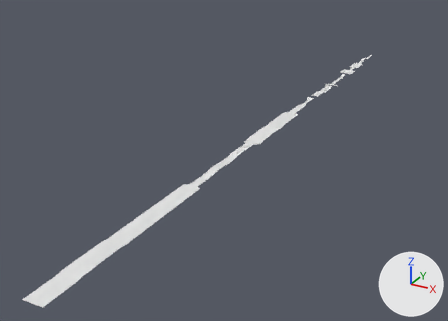
One commit to the FBX model Assets/_Project/Models/Levels/Level_1.fbx: the scene before it, then after it.
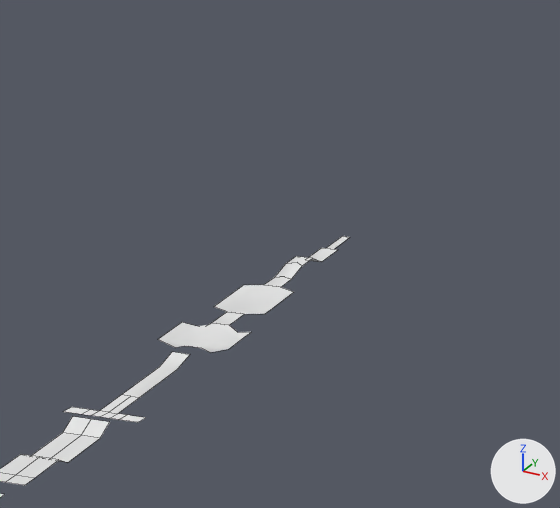
The first picture shows the older version from a 50 mm camera at (90.0, -79.0, 83.0) aimed at (-23.0, 126.0, -20.0). The close-ups show the older and then the newer version on the part from 70% to 91% of the width and 5% to 31% of the height of that picture. Only the edits that show in the close-ups are written down. Arrows for +X, +Y and +Z are at lower right; the lights stay in place. The close-ups show mesh edges as thin lines. Vertices at exactly the same position are counted once.
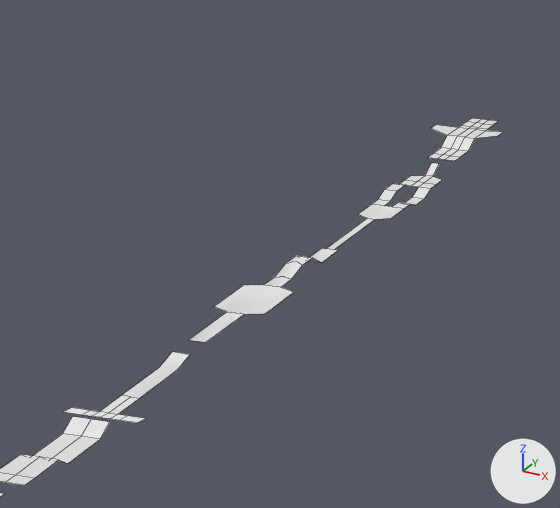
Boxes (x1, y1, x2, y2) around the edits, measured in the close-ups (560 x 508 px):
'Plane', reshaped, rescaled: before (0, 236, 350, 497); after (0, 118, 502, 497)
part 1 of me_plane, added: after (427, 118, 502, 161)
part 2 of me_plane, reshaped: before (158, 236, 350, 353); after (189, 163, 442, 342)

What the commit changed:
me_plane is used by ob_plane; location (0.0, 0.0, 0.0); rotation (1.571, 0.0, 0.0), in degrees (90, 0, 0); scale (0.02, 0.01, 0.01).
me_plane had 241 vertices, 123 faces and spanned x -150.0..150.0, y -75.0..50.0, z -25149.0..150.0.
me_plane now has 294 vertices, 161 faces and spans x -169.0..169.0, y -100.0..125.0, z -29899.0..150.0.
me_plane part 1: a new loose piece of 36 vertices spanning x -169.0..169.0, y 25.0..125.0, z -29899.0..-28299.0.
Part 2, on me_plane:
21 vertices are removed from x -150.0..150.0, y -50.0..0.0, z -25149.0..-20849.0.
3 faces are deleted.
26 vertices are added at x -79.0..79.0, y -100.0..25.0, z -28099.0..-20949.0.
12 new vertices lie (60.0, 0.0, 0.0) away from vertices in x -79.0..19.0, y -100.0..0.0, z -27599.0..-26499.0.
18 new faces join them.
Object 'Plane' (ob_plane) is rescaled from (0.02, 0.01, 0.01) to (0.02, 0.0111, 0.01).
